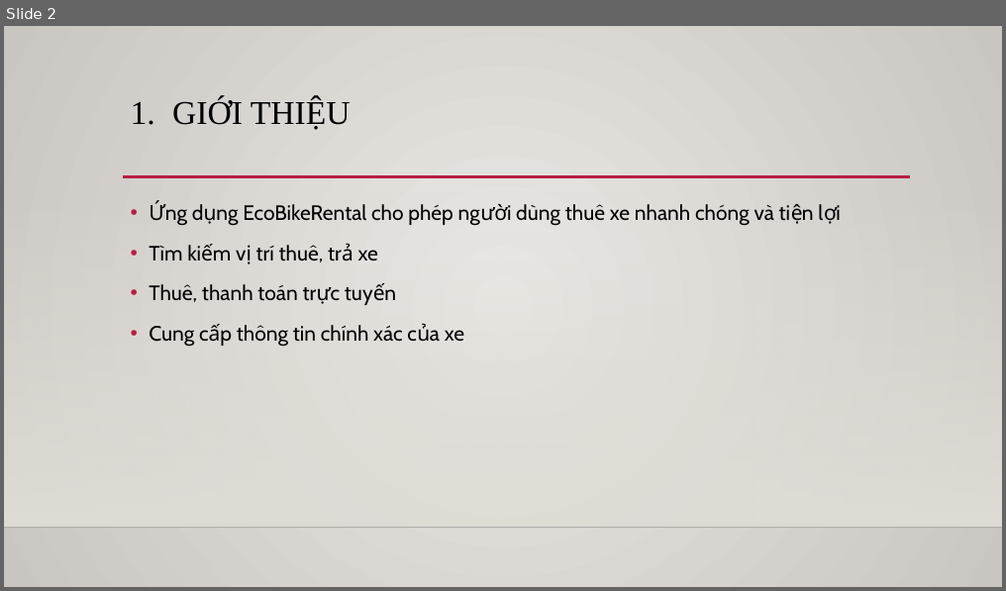
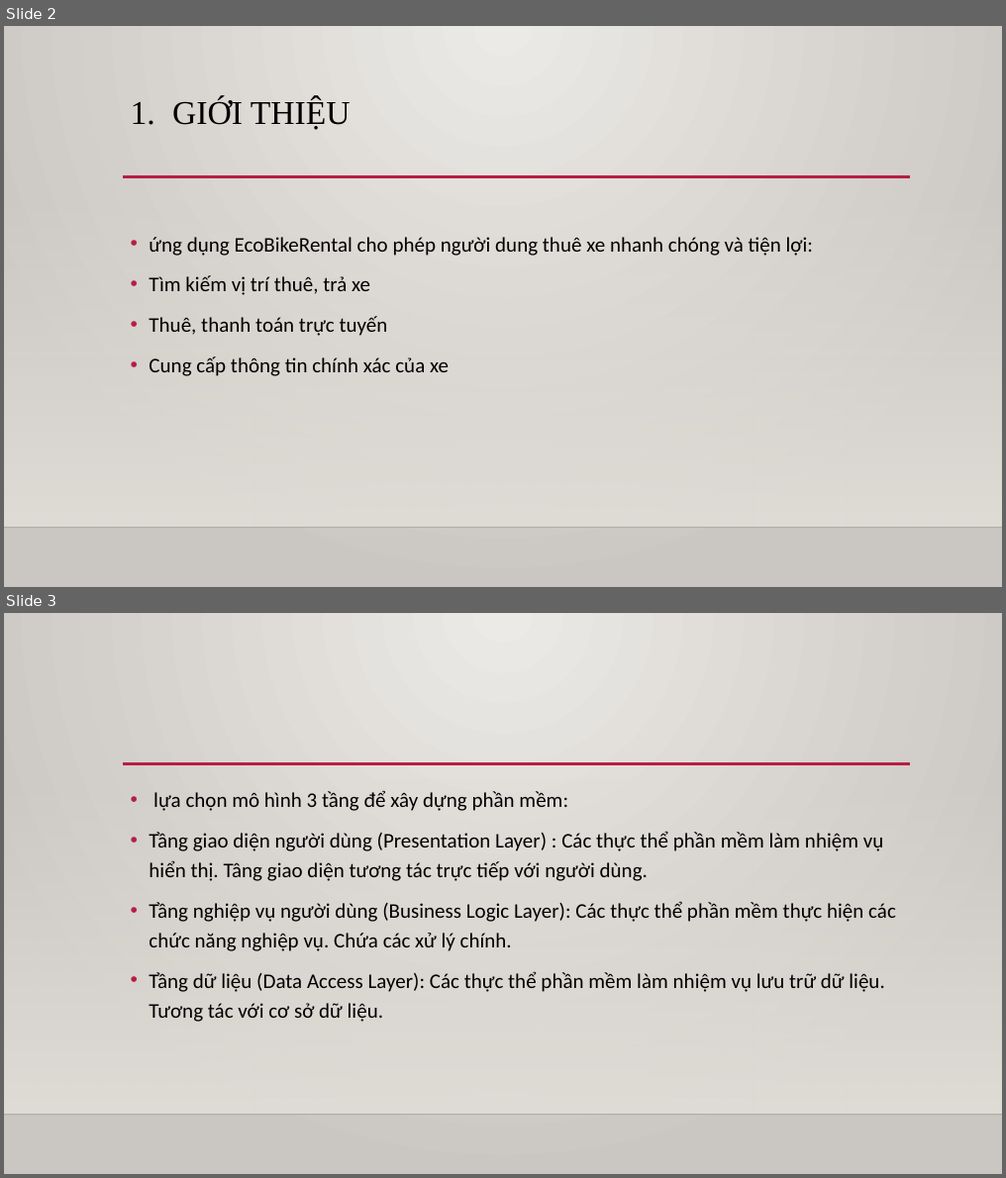
Before and after one commit to lam419/TKXDPM.KSCQ.20211-22, a slide deck: Design/TKXDPM.pptx. Shown one above the other, each under a label of ours: slide 2 before the commit, slides 2 and 3 after it. The pictures are 1006x591 and 1006x1178 pixels, drawn with LibreOffice and Linux fonts; fonts in the diff are those of the drawing; background and template pictures are left out. Boxes give left, top, right and bottom in pixels: in the first picture for what was removed or moved away, otherwise in the second. Text is boxed around its words. In the diff, an @@ line names an element or a change of style, - is before the commit and + after.

```diff
--- a/Design/TKXDPM.pptx
+++ b/Design/TKXDPM.pptx
@@ slide 3 added at (4, 613, 1002, 1174), background gradient #ECEAE7 to #CAC7C1; not listed: 3 template elements that a slide beside it also shows @@
@@ text added at (149, 790, 896, 1022), 20 pt, text #000000 @@
+• lựa chọn mô hình 3 tầng để xây dựng phần mềm:
+• Tầng giao diện người dùng (Presentation Layer) : Các thực thể phần mềm làm nhiệm vụ hiển thị. Tâng giao diện tương tác trực tiếp với người dùng.
+• Tầng nghiệp vụ người dùng (Business Logic Layer): Các thực thể phần mềm thực hiện các chức năng nghiệp vụ. Chứa các xử lý chính.
+• Tầng dữ liệu (Data Access Layer): Các thực thể phần mềm làm nhiệm vụ lưu trữ dữ liệu. Tương tác với cơ sở dữ liệu.
@@ slide 2 changed as well @@
@@ background gradient #EBE9E6 to #C9C5C0 to gradient #ECEAE7 to #CAC7C1 @@
@@ text "ứng dụng EcoBikeRental cho phép ...": place and size @@
-text "ứng dụng EcoBikeRental cho phép ..." at (149, 204, 774, 347)
+text "ứng dụng EcoBikeRental cho phép ..." at (149, 237, 813, 376)
@@ text at (149, 237, 813, 256): text changed; font Cabin to Calibri @@
-• Ứng dụng EcoBikeRental cho phép người dùng thuê xe nhanh chóng và tiện lợi
+• ứng dụng EcoBikeRental cho phép người dung thuê xe nhanh chóng và tiện lợi:
@@ text at (149, 275, 449, 376): font Cabin to Calibri in "Tìm kiếm vị trí thuê, trả xe", "Thuê, thanh toán trực tuyến", "Cung cấp thông tin chính xác của ..." @@
```
Also in this commit, not shown: 5 other slides changed, 5 other slides added.
